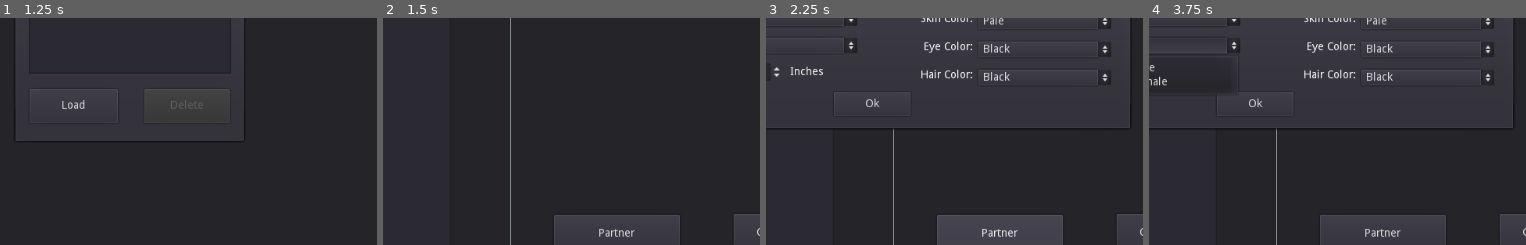
Above: before the commit, frames 1-4 (left to right).
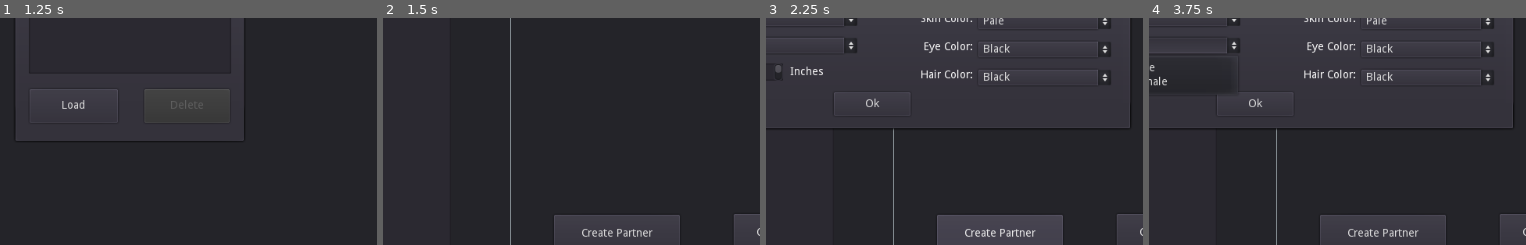
Above: after the commit, the same moments.

Repository: LastDekay/blackflea90
Game: Godot game, scene res://FamilyGen.tscn
Same seed, same stepped clock (60 frames per second), same inputs: the game is played once before the commit and once after it. The project has no main scene, so this scene is started directly.
Inputs (mouse positions are % of the whole screen's width and height, from its top left):
- Up to frame 1 (1.25 s): click "Load" at 0.5 s
- Up to frame 2 (1.5 s): click "Load" at 1.25 s
- Up to frame 3 (2.25 s): click "Partner" (after the commit: "Create Partner") at 2 s
- Up to frame 4 (3.75 s): click (70, 20) at 2.77 s; type "Alex" at 2.85 s; click (36, 20) at 3 s; type "Alex" at 3.08 s; click "Male" at 3.5 s
The pictures show only the part of the screen within x 33-83%, y 27-77%; the shares and areas given below are measured in that part.

Frame 1 is identical in both runs. In frame 2, 0.4% of the frame differs, in the area x 52-72%, y 92-97%; in frame 3, 0.5%, in the area x 2-72%, y 20-97%; in frame 4, 0.4%.
Error before the commit: Invalid get index '0' (on base: 'PoolIntArray'). (res://FamilyGen.gd:120)
Error after the commit: Invalid get index '0' (on base: 'PoolIntArray'). (res://FamilyGen.gd:195)

Commit message:
created partner adding and started offsprings

Diff:
--- a/FamilyGen.gd
+++ b/FamilyGen.gd
@@ -3,6 +3,8 @@
 
 var charaTemp = preload("res://scripts/character.gd").new()
 var familyCurrent = load("res://scripts/family.gd").new()
+var selectedCharacter = ""
+var selectedPartner = ""
 
 # Called when the node enters the scene tree for the first time.
 func _ready():
@@ -31,25 +33,84 @@
 		get_node("BackGround/FamilyDisplays/NewPartnerWindowDialog/NewEye/OptionButton").add_item(eColor)
 		get_node("BackGround/MenuButtons/NewFamilyWindowDialog/NewEye/OptionButton").add_item(eColor)
 
+#Displaying family members on giant list
+func displayMembers():
+	#restart global variable
+	selectedCharacter = ""
+	get_node("BackGround/FamilyDisplays/FamilyMemberList").clear()
+	get_node("BackGround/FamilyDisplays/CreateOffspringWindow/ChoosePartnerLabel/ItemList").clear()
+	#Add members to display list
+	var countIdx = 0
+	var fcur = familyCurrent.family
+	for memberIdx in fcur["members"].keys():
+		get_node("BackGround/FamilyDisplays/FamilyMemberList").add_item(fcur["members"][memberIdx].givenName)
+		get_node("BackGround/FamilyDisplays/FamilyMemberList").set_item_metadata(countIdx,fcur["members"][memberIdx])
+		countIdx += 1
+	#clear selectedmember
+	selectedCharacter = ""
+
+
+func displayIndividualMember(memberData):
+	#gather partners
+	var display = "\nGiven Name: " + memberData.givenName + "\nPartners: " + PoolStringArray(memberData.partners).join(", ")
+	return display
+
+func _on_FamilyMemberList_item_selected(index):
+	var metaData = get_node("BackGround/FamilyDisplays/FamilyMemberList").get_item_metadata(index)
+	var display = displayIndividualMember(metaData)
+	get_node("BackGround/FamilyDisplays/MemberDetailLabel").set_text(display)
+	selectedCharacter = metaData.id
+	#Adding partners to list, first clear partner list
+	get_node("BackGround/FamilyDisplays/CreateOffspringWindow/ChoosePartnerLabel/ItemList").clear()
+	for partner in metaData.partners:
+		var currentPartner = familyCurrent["family"]["members"][partner].givenName + " " +  familyCurrent["family"]["members"][partner].surName
+		get_node("BackGround/FamilyDisplays/CreateOffspringWindow/ChoosePartnerLabel/ItemList").add_item(currentPartner)
+
+
 
 #New Family Button
 func _on_NewFamilyButton_pressed():
 	get_node("BackGround/MenuButtons/NewFamilyWindowDialog").popup()
 
 func _on_NewFamComButton_pressed():
-	familyCurrent.name = get_node("BackGround/MenuButtons/NewFamilyWindowDialog/FamName/TextEdit").get_text()
+	familyCurrent.family["name"] = get_node("BackGround/MenuButtons/NewFamilyWindowDialog/FamName/TextEdit").get_text()
 	get_node("BackGround/MenuButtons/NewFamilyWindowDialog").hide()
 	get_node("BackGround/MenuButtons/SaveFamilyButton").disabled = false
 	get_node("BackGround/FamilyDisplays").show()
+	#Input new member properties
+	var fWindSC = "BackGround/MenuButtons/NewFamilyWindowDialog"
+	var cName = get_node(fWindSC+"/NewGivenName/TextEdit").get_text()
+	var sex = get_node(fWindSC+"/NewSex/OptionButton").get_text()
+	var skin = get_node(fWindSC+"/NewSkin/OptionButton").get_text()
+	var height = int(get_node("BackGround/FamilyDisplays/NewPartnerWindowDialog/NewHeight/TextEdit").get_text())
+	var eye = get_node(fWindSC+"/NewEye/OptionButton").get_text()
+	var hair = get_node(fWindSC+"/NewHair/OptionButton").get_text()
+	familyCurrent.addMember(cName,familyCurrent.family['name'],sex,skin,eye,hair,height,true,null,null)
+	#print(familyCurrent.family)
+	displayMembers()
+
 
 
 #Tier 0: only leads to create new partner window
 func _on_ChoosePartnerButton_pressed():
 	get_node("BackGround/FamilyDisplays/NewPartnerWindowDialog").popup()
 
-#Create new Partner UI
+#Comfirm new Partner UI
 func _on_NewPartComButton_pressed():
 	get_node("BackGround/FamilyDisplays/NewPartnerWindowDialog").hide()
+	#input new member properties
+	var newPartSC = "BackGround/FamilyDisplays/NewPartnerWindowDialog"
+	var sName = get_node(newPartSC + "/FamName/TextEdit").get_text()
+	var gName = get_node(newPartSC + "/NewGivenName/TextEdit").get_text()
+	var sex = get_node(newPartSC + "/NewRace/OptionButton").get_text()
+	var skin = get_node(newPartSC + "/NewSkin/OptionButton").get_text()
+	var height = get_node(newPartSC + "/NewHeight/TextEdit").get_text()
+	var eye = get_node(newPartSC + "/NewEye/OptionButton").get_text()
+	var hair = get_node(newPartSC + "/NewHair/OptionButton").get_text()
+	familyCurrent.addMember(gName,sName,sex,skin,eye,hair,height,false,null,null)
+	print("\n \n new partner: " + familyCurrent.newestMemberId)
+	familyCurrent.addPartner(selectedCharacter,familyCurrent.newestMemberId)
+	displayMembers()
 
 
 #Bring up offspringUI
@@ -59,29 +120,43 @@
 #Create new offspring UI
 func _on_ConfirmOffspringButton_pressed():
 	get_node("BackGround/FamilyDisplays/CreateOffspringWindow").hide()
+	displayMembers()
 
-
-
+#Automatic new offspring
+func _on_RandomOffspringButton_pressed():
+	get_node("BackGround/FamilyDisplays/CreateOffspringWindow").hide()
+	#Get name from creation UI
+	var childName = get_node("BackGround/FamilyDisplays/CreateOffspringWindow/Offspring/OffspringName/TextEdit").get_text()
+	if(childName == ""):
+		childName = "Offspring of " + 	familyCurrent["family"]["members"][selectedCharacter].givenName
+	#determine father/mother
+	var mother = ""
+	var father = ""
+	if familyCurrent["family"]["members"][selectedCharacter].sex == "Male":
+		father = selectedCharacter
+		mother = selectedPartner
+	else:
+		father = selectedPartner
+		mother = selectedCharacter
+	familyCurrent.autoAddOffspring(childName,father,mother)
+	displayMembers()
 
 #Save and Load Functions
 func saveFam(content):
-	var saveTestName = "user://" + familyCurrent.family.name + ".dat"
-	print("content:",content,"\npath:",saveTestName)
+	var saveTestName = "user://" + familyCurrent.family["name"] + ".dat"
 	var file = File.new()
 	file.open(saveTestName, File.WRITE)
-	#file.store_string(str(content))
-	file.store_line(JSON.print(content))
+	file.store_string(to_json(content))
+	print("saved content", content)
 	file.close()
 
 func load_game(path):
 	var file = File.new()
-	file.open(path, File.READ)
-	#var content = file.get_as_text()
-	var content = JSON.parse(file.get_line())
-	var finalCont = content.get_result()
-	print(finalCont)
+	file.open("user://" + path, File.READ)
+	var content = parse_json(file.get_as_text())
+	print("loaded content",content)
 	file.close()
-	return content.get_result()
+	return content
 
 func dir_contents(path):
 	get_node("BackGround/MenuButtons/LoadWindowDialog/LoadFileItemList").clear()
@@ -91,7 +166,7 @@
 		var file_name = dir.get_next()
 		while file_name != "":
 			if dir.current_is_dir():
-				print("Found directory: " + file_name)
+				pass
 
 			else:
 				get_node("BackGround/MenuButtons/LoadWindowDialog/LoadFileItemList").add_item(file_name)
@@ -120,3 +195,4 @@
 	var pathLocInIL = get_node("BackGround/MenuButtons/LoadWindowDialog/LoadFileItemList").get_selected_items()[0]
 	var pathName = get_node("BackGround/MenuButtons/LoadWindowDialog/LoadFileItemList").get_item_text(pathLocInIL)
 	familyCurrent.family =  load_game(pathName)
+	displayMembers()
--- a/FamilyGen.tscn
+++ b/FamilyGen.tscn
@@ -43,7 +43,7 @@
 margin_top = 19.0
 margin_right = -255.0
 margin_bottom = 67.0
-text = "Partner"
+text = "Create Partner"
 
 [node name="CreateOffspringButton" type="Button" parent="BackGround/FamilyDisplays/MemberDetailLabel"]
 anchor_left = 1.0
@@ -62,6 +62,7 @@
 margin_bottom = 382.0
 
 [node name="NewPartnerWindowDialog" type="WindowDialog" parent="BackGround/FamilyDisplays"]
+visible = true
 margin_left = 107.0
 margin_top = 82.0
 margin_right = 800.0
@@ -144,13 +145,12 @@
 text = "Height :"
 align = 2
 
-[node name="SpinBox" type="SpinBox" parent="BackGround/FamilyDisplays/NewPartnerWindowDialog/NewHeight"]
+[node name="TextEdit" type="TextEdit" parent="BackGround/FamilyDisplays/NewPartnerWindowDialog/NewHeight"]
 margin_left = 138.0
 margin_top = -4.0
 margin_right = 212.0
 margin_bottom = 20.0
 rect_scale = Vector2( 1, 0.91252 )
-allow_greater = true
 
 [node name="Label" type="Label" parent="BackGround/FamilyDisplays/NewPartnerWindowDialog/NewHeight"]
 margin_left = 221.152
@@ -196,6 +196,7 @@
 text = "Ok"
 
 [node name="CreateOffspringWindow" type="WindowDialog" parent="BackGround/FamilyDisplays"]
+visible = true
 margin_left = 28.0
 margin_top = 89.0
 margin_right = 929.0
@@ -229,6 +230,19 @@
 text = "Offspring"
 align = 1
 
+[node name="OffspringName" type="Label" parent="BackGround/FamilyDisplays/CreateOffspringWindow/Offspring"]
+margin_left = -3.0
+margin_top = 9.0
+margin_right = 128.0
+margin_bottom = 23.0
+text = "Name:"
+align = 2
+
+[node name="TextEdit" type="TextEdit" parent="BackGround/FamilyDisplays/CreateOffspringWindow/Offspring/OffspringName"]
+margin_left = 138.0
+margin_right = 308.0
+margin_bottom = 20.0
+
 [node name="OffspringRace" type="Label" parent="BackGround/FamilyDisplays/CreateOffspringWindow/Offspring"]
 margin_left = -3.0
 margin_top = 36.0
@@ -328,7 +342,6 @@
 margin_top = -52.0
 margin_right = 91.0
 margin_bottom = -24.0
-disabled = true
 text = "Random Offsping"
 
 [node name="ConfirmOffspringButton" type="Button" parent="BackGround/FamilyDisplays/CreateOffspringWindow"]
@@ -554,9 +567,11 @@
 margin_right = 586.0
 margin_bottom = 90.0
 
+[connection signal="item_selected" from="BackGround/FamilyDisplays/FamilyMemberList" to="." method="_on_FamilyMemberList_item_selected"]
 [connection signal="pressed" from="BackGround/FamilyDisplays/MemberDetailLabel/ChoosePartnerButton" to="." method="_on_ChoosePartnerButton_pressed"]
 [connection signal="pressed" from="BackGround/FamilyDisplays/MemberDetailLabel/CreateOffspringButton" to="." method="_on_CreateOffspringButton_pressed"]
 [connection signal="pressed" from="BackGround/FamilyDisplays/NewPartnerWindowDialog/NewPartComButton" to="." method="_on_NewPartComButton_pressed"]
+[connection signal="pressed" from="BackGround/FamilyDisplays/CreateOffspringWindow/RandomOffspringButton" to="." method="_on_RandomOffspringButton_pressed"]
 [connection signal="pressed" from="BackGround/FamilyDisplays/CreateOffspringWindow/ConfirmOffspringButton" to="." method="_on_ConfirmOffspringButton_pressed"]
 [connection signal="pressed" from="BackGround/MenuButtons/NewFamilyButton" to="." method="_on_NewFamilyButton_pressed"]
 [connection signal="pressed" from="BackGround/MenuButtons/SaveFamilyButton" to="." method="_on_SaveFamilyButton_pressed"]
--- a/scripts/character.gd
+++ b/scripts/character.gd
@@ -14,6 +14,7 @@
 	"id":"",
 	'givenName':'',
 	'surName':'',
+	'sex':'',
 	"skin":"",
 	"eyeColor":"",
 	"hairColor":"",
@@ -24,12 +25,16 @@
 	"partners":[]
 }
 
+func genNewId():
+	randomize()
+	return uuid.v4()
 
 func genCharacter(isCore):
 	randomize()
 	#print(uuid.v4())
 	var character = characterTemplate
 	character.id =uuid.v4()
+	character.sex = dkR.selectFrom(sex)
 	character.skin = dkR.selectFrom(skin)
 	character.eyeColor = dkR.selectFrom(color)
 	character.height = rng.randi_range(50,80)
@@ -38,16 +43,18 @@
 	#return character object
 	return character
 
-func createCharacter(gName,sName,skin,eyeColor,hairColor,height,isCore,motherId,fatherId):
+func createCharacter(gName,sName,sex,skin,eyeColor,hairColor,height,isCore,motherId,fatherId):
 	randomize()
 	var character = characterTemplate
 	character.id = uuid.v4()
 	character.givenName = gName
 	character.surName = sName
 	character.skin = skin
+	character.sex = sex
 	character.eyeColor = eyeColor
 	character.hairColor = hairColor
 	character.height = height
 	character.core = isCore
 	character.mother = motherId
 	character.father = fatherId
+	return character
--- a/scripts/family.gd
+++ b/scripts/family.gd
@@ -1,6 +1,35 @@
 extends Node
 
+var dkR = preload("res://scripts/dkRandom.gd").new()
+var characterClass = load("res://scripts/character.gd").new()
+var newestMemberId = "" #get id when created
 var family = {
 	"name": "Test",
 	"members": {}
 }
+
+func addMember(gName,sName,sex,skin,eyeColor,hairColor,height,isCore,motherId,fatherId):
+	var newMem = characterClass.createCharacter(gName,sName,sex,skin,eyeColor,hairColor,height,isCore,motherId,fatherId)
+	#create new id number
+	while newMem.id in family["members"].keys():
+		newMem.id = characterClass.genNewId()
+
+	family["members"][newMem.id] = newMem
+	newestMemberId = newMem.id
+	print("\nAddMember func " + str(newMem))
+
+func addPartner(coreMemberID,partnerID):
+	print(coreMemberID,partnerID)
+	family["members"][coreMemberID]["partners"].append(partnerID)
+	family["members"][partnerID]["partners"].append(coreMemberID)
+
+func autoAddOffspring(givenName,fatherId,motherId):
+	var father = family["members"][fatherId]
+	var mother = family["members"][motherId]
+	var sName = father.surName
+	var sex = dkR.selectFrom(characterClass.sex)
+	var skin = dkR.selectFrom(father.skin,mother.skin)
+	var eyeColor = dkR.selectFrom(father.eyeColor,mother.eyeColor)
+	var hairColor = dkR.selectFrom(father.hairColor,mother.hairColor)
+	var height = dkR.selectFrom(father.height,mother.height,str((int(father.height)+int(mother.height))/2))
+	var newMem = characterClass.createCharacter(givenName,sName,sex,skin,eyeColor,hairColor,height,true,motherId,fatherId)
Not shown, added: .mono/metadata/ide_messaging_meta.txt
